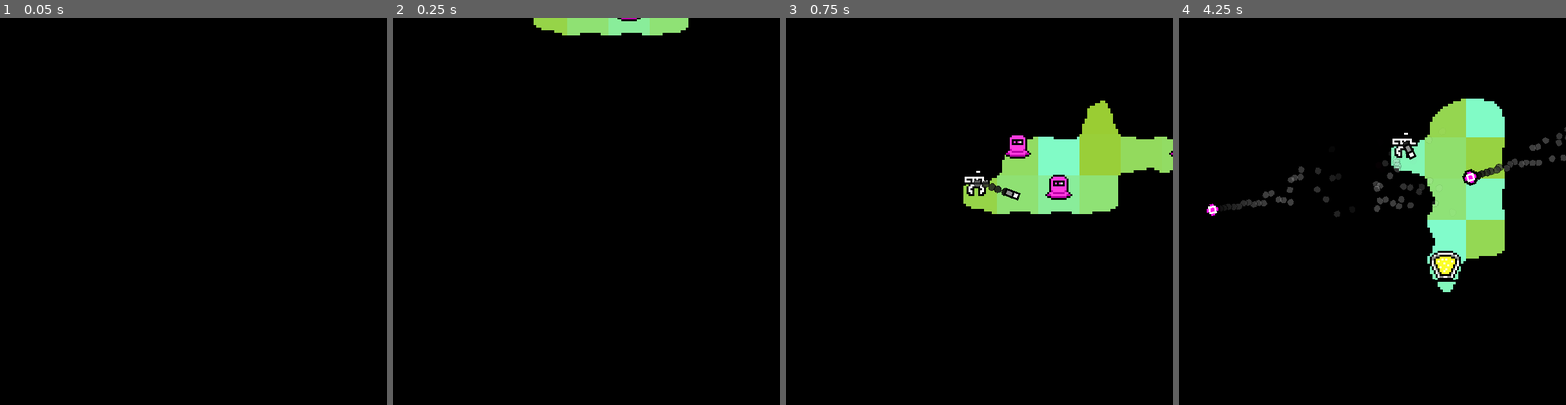
Above: before the commit, frames 1-4 (left to right).
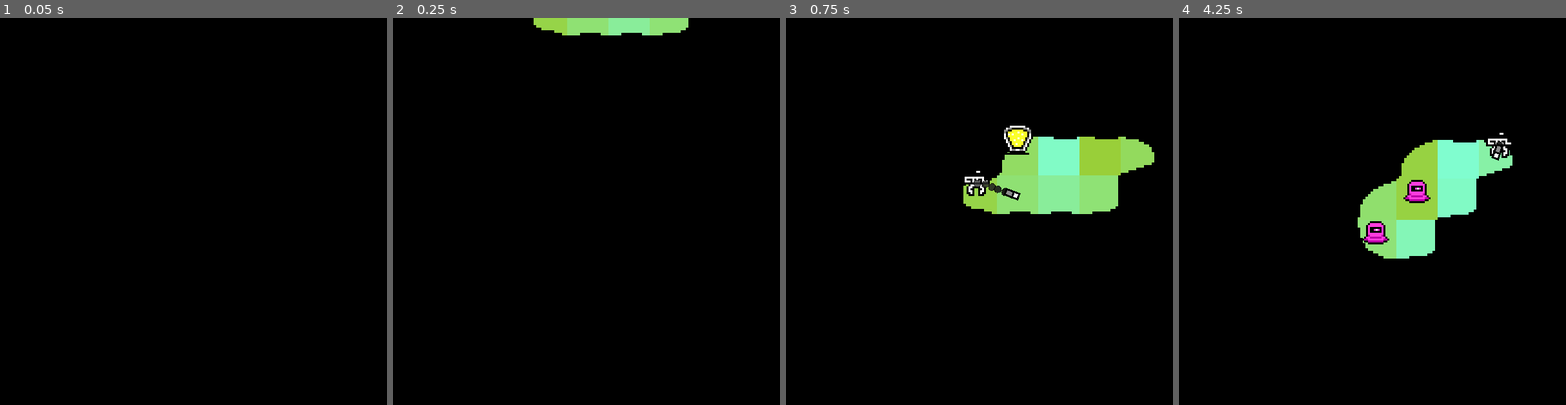
Above: after the commit, the same moments.

Repository: ratkingsminion/akj19-floating-islands
Game: Godot game, scene res://scenes/game.tscn
Same seed, same stepped clock (60 frames per second), same inputs: the game is played once before the commit and once after it.
Inputs (mouse positions are in pixels of both pictures, inside the frame that each line leads up to):
- Up to frame 1 (0.05 s): no input
- Up to frame 2 (0.25 s): no input
- Up to frame 3 (0.75 s): move the mouse to (1064, 192) at 0.52 s; press the mouse at (1064, 192) at 0.53 s; hold D (move_right) from 0.53 s (still down)
- Up to frame 4 (4.25 s): move the mouse to (1295, 230) at 1.27 s; release D (move_right) at 1.28 s; release the mouse at (1295, 230) at 1.28 s; hold S (move_down) 1.28-2.03 s; tap Shift at 1.35, 2.85 s; move the mouse to (1411, 126) at 2.02 s; press the mouse at (1411, 126) at 2.03 s; hold D (move_right) 2.03-2.78 s; move the mouse to (1353, 288) at 2.77 s; release the mouse at (1353, 288) at 2.78 s; hold W (move_up) 2.78-3.53 s; move the mouse to (1488, 269) at 3.52 s; press the mouse at (1488, 269) at 3.53 s; hold A (move_left) from 3.53 s (still down); tap R (restart) at 4.15 s

Frame 1 is identical in both runs. In frame 2, less than 0.1% of the frame differs, in the area x 58-64%, y 0-1%; in frame 3, 2.0%; in frame 4, 13%, in the area x 7-100%, y 20-71%.

Commit message:
start island has no enemies

Diff:
--- a/GodotProject/scripts/game.gd
+++ b/GodotProject/scripts/game.gd
@@ -28,7 +28,7 @@
 	Events.ENEMY_DIED.register(_on_enemy_died)
 
 	await get_tree().process_frame
-	_on_player_enter_portal()
+	create_island(_cur_tile_count, 0)
 
 func _input(event: InputEvent) -> void:
 	if event.is_action_pressed("quit"):
@@ -36,8 +36,7 @@
 
 func _process(delta: float) -> void:
 	if Input.is_action_just_pressed("restart"):
-		_cur_tile_count -= 2
-		_on_player_enter_portal()
+		create_island(_cur_tile_count)
 		#if Input.is_key_pressed(KEY_SHIFT):
 			#level.generate_island(5, false)
 			#spawn_portal()
@@ -59,6 +58,27 @@
 
 ###
 
+func create_island(tile_count: int, force_enemy_count := -1) -> void:
+	level.generate_island(tile_count)
+	_cur_tile_count = tile_count
+
+	_cur_enemy_count = 0
+	_all_chars.clear()
+
+	await get_tree().process_frame
+
+	spawn_player()
+
+	var min_count := tile_count / 4 - 1
+	var max_count := tile_count / 4 + 1
+	_cur_enemy_count = force_enemy_count if force_enemy_count >= 0 else randi_range(min_count, max_count)
+	print("create island with ", _cur_enemy_count)
+	for i in _cur_enemy_count:
+		spawn_enemy(randi_range(0, _enemy_scenes.size() - 1))
+
+	if _cur_enemy_count == 0:
+		spawn_portal.call_deferred()
+
 func spawn_player() -> void:
 	if _cur_player != null:
 		_cur_player.queue_free()
@@ -79,7 +99,6 @@
 	for i in 100:
 		if min_dist_to_chars(pos) > level.tile_size: break
 		pos = level.get_random_global_pos()
-		print("ugh")
 	enemy.global_position = pos
 	enemy.global_rotation = 0.0
 
@@ -110,7 +129,6 @@
 	for c in level.chars.get_children():
 		var dist: float = global_pos.distance_to(c.global_position)
 		if dist < smallest: smallest = dist
-	print(smallest)
 	return smallest
 
 func register_graphics(node: Node2D, follow: Node2D) -> void:
@@ -121,28 +139,10 @@
 
 func _on_player_enter_portal() -> void:
 	_cur_tile_count += 2
-	level.generate_island(_cur_tile_count)
-
-	_cur_enemy_count = 0
-	_all_chars.clear()
-
-	await get_tree().process_frame
-
-	spawn_player()
-
-	var min_count := 0 # _cur_tile_count / 3 - 1
-	var max_count := _cur_tile_count / 3 + 1
-	_cur_enemy_count = randi_range(min_count, max_count)
-	print(_cur_enemy_count)
-	for i in _cur_enemy_count:
-		spawn_enemy(randi_range(0, _enemy_scenes.size() - 1))
-
-	if _cur_enemy_count == 0:
-		spawn_portal()
+	create_island(_cur_tile_count)
 
 func _on_enemy_died(enemy: Enemy) -> void:
-	print("DATH")
 	_all_chars.erase(enemy)
 	_cur_enemy_count -= 1
 	if _cur_enemy_count == 0:
-		spawn_portal()
+		spawn_portal.call_deferred()
--- a/GodotProject/scripts/level.gd
+++ b/GodotProject/scripts/level.gd
@@ -77,6 +77,7 @@
 
 	if reset:
 		for c in chars.get_children(): c.queue_free()
+		for c in bullets_local.get_children(): c.queue_free()
 		if top != null: top.queue_free()
 		map.clear()
 		top = Node2D.new()
